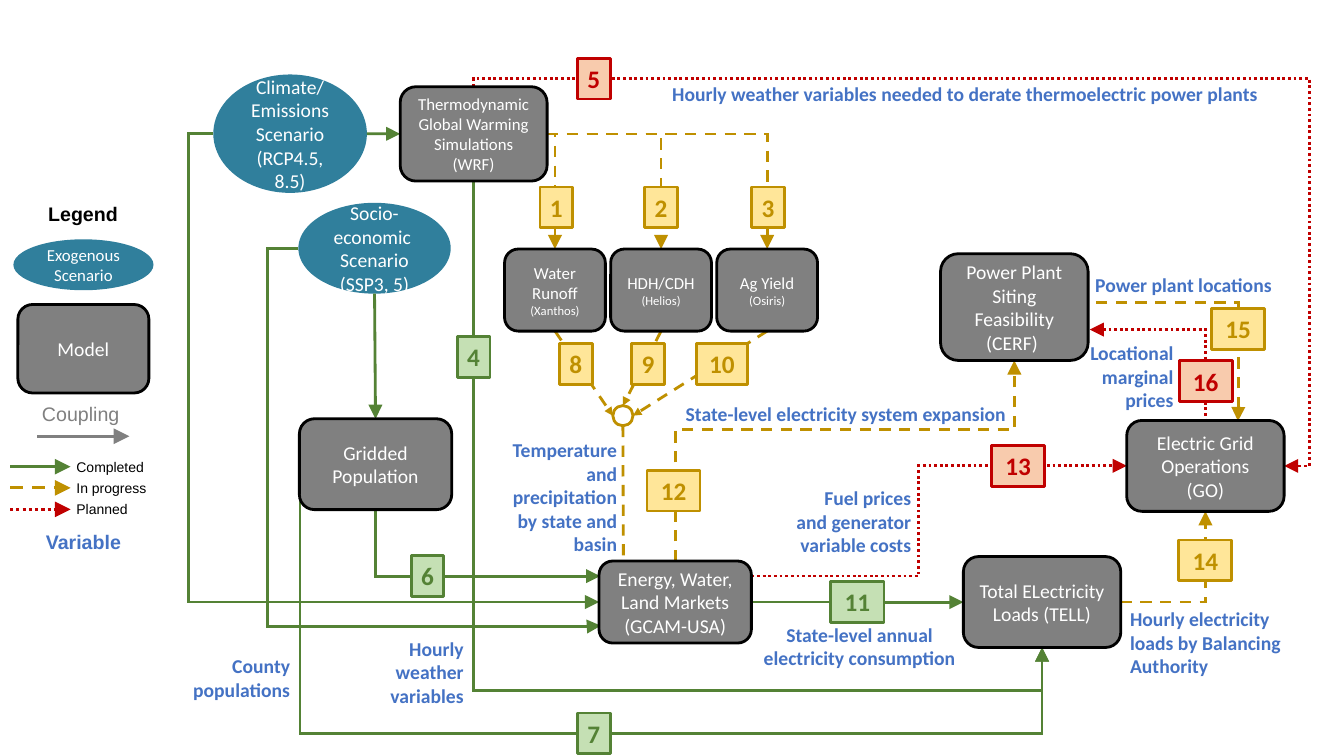
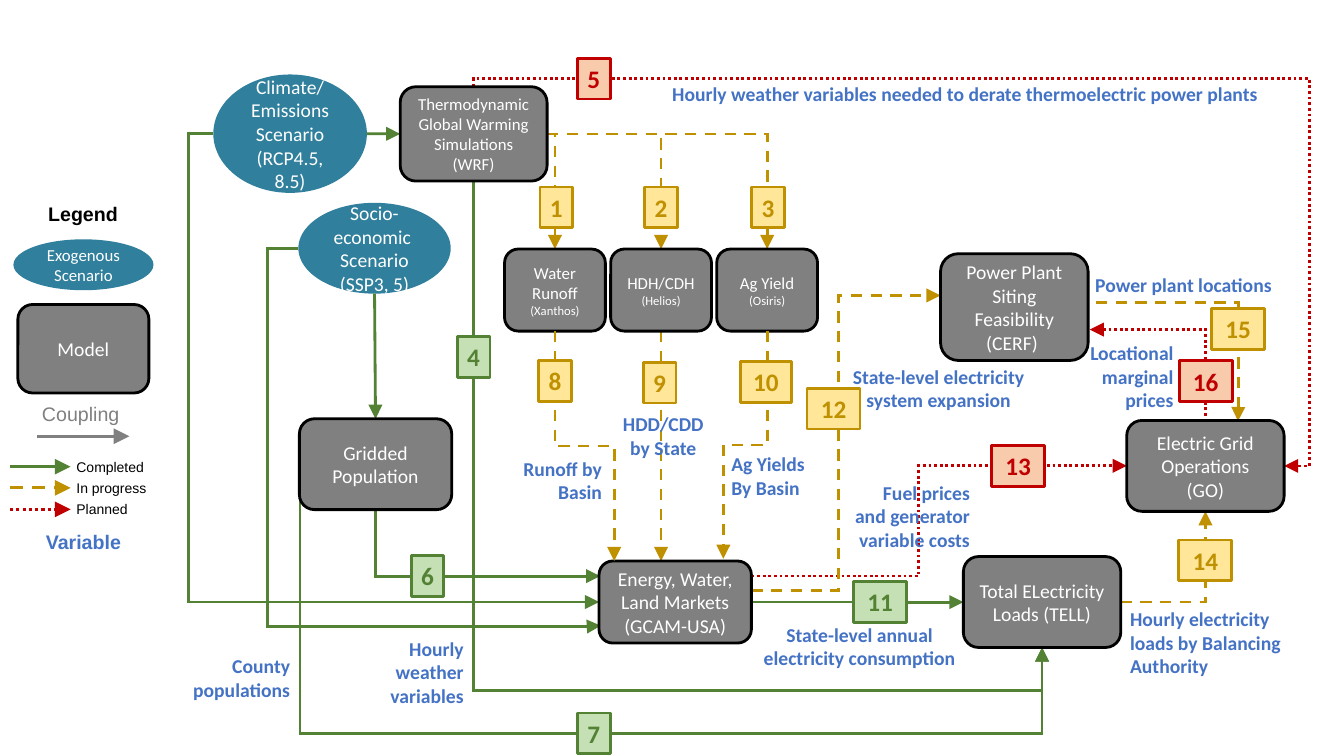
Before and after one commit to IMMM-SFA/exp_group_b, a slide deck: slide 1 of experiment_diagram/experiment-B-N6_interconnect.pptx. Drawn at 1344x756 pixels with LibreOffice and Linux fonts; fonts in the diff are those of the drawing. Boxes give left, top, right and bottom in pixels: in the first picture for what was removed or moved away, otherwise in the second. Text is boxed around its words. In the diff, an @@ line names an element or a change of style, - is before the commit and + after.

```diff
--- a/experiment_diagram/experiment-B-N6_interconnect.pptx
+++ b/experiment_diagram/experiment-B-N6_interconnect.pptx
@@ elbow arrow moved from (676, 562) - (1014, 361) to (751, 591) - (941, 295) @@
@@ arrow removed from (556, 331) to (613, 415) @@
@@ elbow arrow added from (556, 331) to (614, 562), #BF9000 2 pt dashed @@
@@ arrow removed from (767, 331) to (633, 415) @@
@@ arrow moved from (661, 331) - (623, 405) to (661, 331) - (661, 562) @@
@@ elbow arrow added from (767, 331) to (724, 559), #BF9000 2 pt dashed @@
@@ rectangle "8": place and size @@
-rectangle "8" at <box>560,344,593,384</box>
+rectangle "8" at <box>538,361,572,401</box>
@@ rectangle "9": place and size @@
-rectangle "9" at <box>632,344,665,384</box>
+rectangle "9" at <box>643,362,677,402</box>
@@ rectangle "10": place and size @@
-rectangle "10" at <box>697,344,747,384</box>
+rectangle "10" at <box>741,362,791,402</box>
@@ rectangle "12": place and size @@
-rectangle "12" at <box>647,471,701,511</box>
+rectangle "12" at <box>808,388,861,429</box>
@@ text "State-level electricity system expansion" rewrapped from <box>686,407,1006,424</box> to <box>853,370,1024,410</box> @@
@@ ellipse removed at <box>613,405,633,425</box> @@
@@ text added at <box>623,415,704,460</box>, 14 pt, text #4472C4, bold @@
+HDD/CDD
+by State
@@ arrow removed from (623, 425) to (624, 620) @@
@@ text at <box>523,462,602,499</box>: text changed @@
-Temperature and precipitation by state and basin
+Runoff by Basin
@@ text added at <box>731,457,805,498</box>, 14 pt, text #4472C4, bold @@
+Ag Yields
+By Basin
@@ text "Fuel prices and generator" rewrapped from <box>796,491,912,552</box> to <box>855,486,970,552</box> @@
@@ rectangle "11": place and size @@
-rectangle "11" at <box>831,582,884,622</box>
+rectangle "11" at <box>854,582,907,622</box>
```
Also in this commit, not shown: 1 other file.
